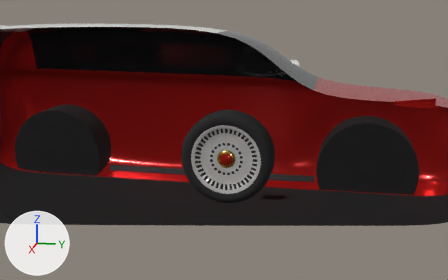
The Blender file art/cars/hatch_tern_gt.blend: old version first, new version second.
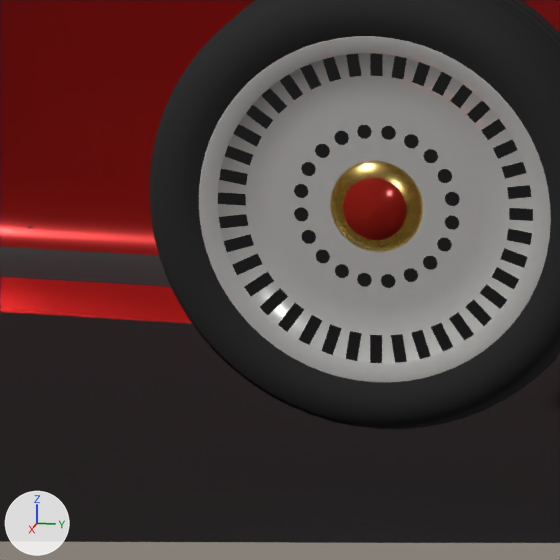
There are two pictures of each version: one from a 50 mm lens placed at (3.974, 0.766, 1.107), pointed at (-0.015, -0.032, 0.11), one close up on the part from 34% to 59% of the width and 42% to 82% of the height. The lights are fixed; the arrows at lower left show +X, +Y and +Z. The older version's two pictures come first. Everything nearer to the camera than a plane just in front of the edit is cut away.

In view in the first close-up: 'body', 'details', 'wheel_front'.
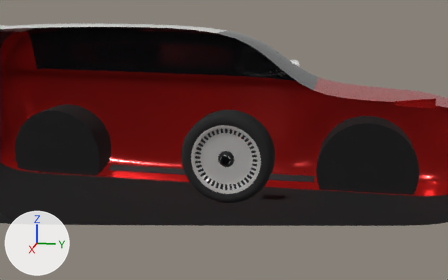
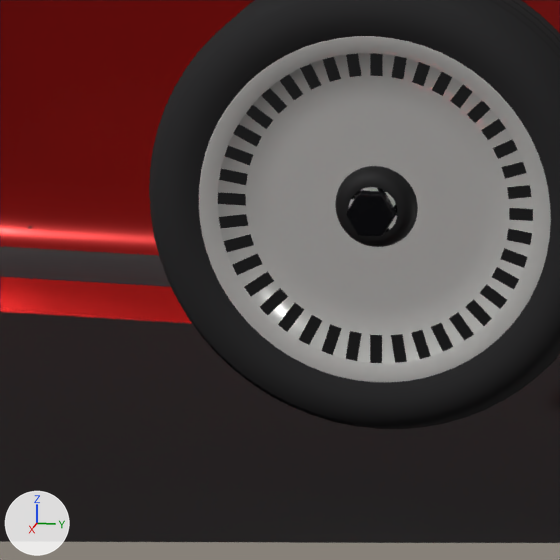
Pixel boxes (x1, y1, x2, y2) of what changed, in the close-ups (560 x 560 px):
part 1 of me_wheel_front, rebuilt (not visible afterwards): before (330, 161, 423, 252)
part 2 of me_wheel_front, deleted: before (294, 124, 460, 288)
part 3 of me_wheel_rear, rebuilt (not visible before): after (335, 166, 418, 247)
part 4 of me_wheel_rear, added (black): after (346, 190, 397, 237)

Patch to the scene script:
```diff
--- a/art/cars/hatch_tern_gt.blend.py
+++ b/art/cars/hatch_tern_gt.blend.py
@@ me_wheel_front @@
 # used by ob_wheel_front; location = (0.0, 0.0, 0.0)
-me_wheel_front.from_pydata(...)  # 2884 vertices, 1972 faces; spans x -0.097..0.097, y -0.311..0.311, z -0.311..0.311
+me_wheel_front.from_pydata(...)  # 2720 vertices, 2032 faces; spans x -0.097..0.109, y -0.311..0.311, z -0.311..0.311
+# me_wheel_front part 1: the loose piece of 144 vertices spanning x 0.063..0.075, y -0.063..0.063, z -0.063..0.063 is rebuilt with 240 vertices and now spans x 0.063..0.088, y -0.055..0.055, z -0.055..0.055, in mat_fan_slot (black #19191b)
+# me_wheel_front part 2: 21 loose pieces with 344 vertices, spanning x 0.065..0.088, y -0.111..0.111, z -0.111..0.111, are deleted
+# other edits to the shape of me_wheel_front do not show in these pictures
 me_wheel_front.materials.append(mat_tire)
@@ me_wheel_front @@
 me_wheel_front.materials.append(mat_fan_slot)
-me_wheel_front.materials.append(mat_gold)  # yellow #ebce81
-me_wheel_front.materials.append(mat_wheel_cap)  # red #c43027
+me_wheel_front.materials.append(mat_gloss_black)  # black #19191d
@@ me_wheel_rear @@
 # used by ob_wheel_rear; location = (0.0, 0.0, 0.0)
-me_wheel_rear.from_pydata(...)  # 2884 vertices, 1972 faces; spans x -0.097..0.097, y -0.311..0.311, z -0.311..0.311
+me_wheel_rear.from_pydata(...)  # 2720 vertices, 2032 faces; spans x -0.097..0.109, y -0.311..0.311, z -0.311..0.311
+# me_wheel_rear part 3: the loose piece of 144 vertices spanning x 0.063..0.075, y -0.063..0.063, z -0.063..0.063 is rebuilt with 240 vertices and now spans x 0.063..0.088, y -0.055..0.055, z -0.055..0.055, in mat_fan_slot (black #19191b)
+# me_wheel_rear part 4: a new loose piece of 84 vertices spanning x 0.087..0.109, y -0.032..0.032, z -0.028..0.028, in mat_gloss_black (black #19191d)
+# other edits to the shape of me_wheel_rear do not show in these pictures
 me_wheel_rear.materials.append(mat_tire)
@@ me_wheel_rear @@
 me_wheel_rear.materials.append(mat_fan_slot)
-me_wheel_rear.materials.append(mat_gold)  # yellow #ebce81
-me_wheel_rear.materials.append(mat_wheel_cap)  # red #c43027
+me_wheel_rear.materials.append(mat_gloss_black)  # black #19191d
```
